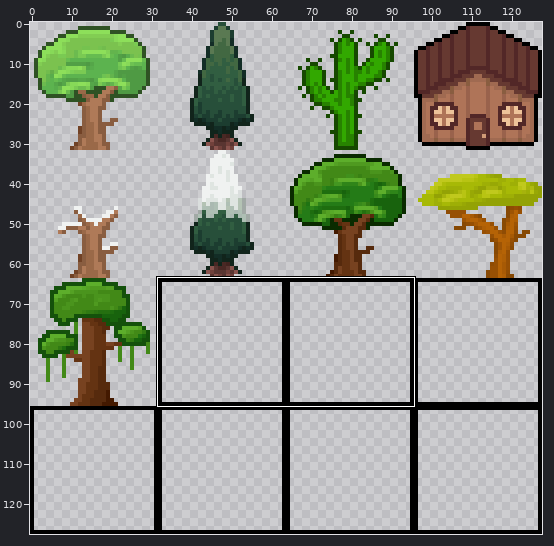
File history of a sprite sheet, Assets/Scenes/Objects.png. The first picture is a wide view before the edit; the outline marks the close-up.
Close-up. Before the edit:
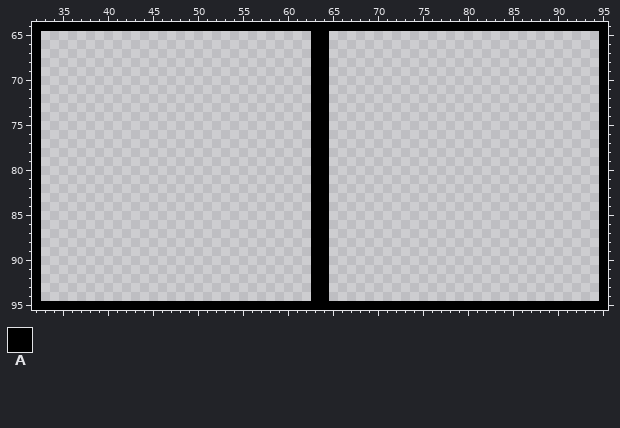
The file is 128x128 pixels. Pixels under 10% opacity are left out. Colours within 5 levels of each other are drawn and written as one. Shown: x 32..95, y 64..95.
Palette (. is transparent): A #000000
Pixels before, first column x 32:
64 AAAAAAAAAAAAAAAAAAAAAAAAAAAAAAAAAAAAAAAAAAAAAAAAAAAAAAAAAAAAAAAA
65 A..............................AA..............................A
66 A..............................AA..............................A
67 A..............................AA..............................A
68 A..............................AA..............................A
69 A..............................AA..............................A
70 A..............................AA..............................A
71 A..............................AA..............................A
72 A..............................AA..............................A
73 A..............................AA..............................A
74 A..............................AA..............................A
75 A..............................AA..............................A
76 A..............................AA..............................A
77 A..............................AA..............................A
78 A..............................AA..............................A
79 A..............................AA..............................A
80 A..............................AA..............................A
81 A..............................AA..............................A
82 A..............................AA..............................A
83 A..............................AA..............................A
84 A..............................AA..............................A
85 A..............................AA..............................A
86 A..............................AA..............................A
87 A..............................AA..............................A
88 A..............................AA..............................A
89 A..............................AA..............................A
90 A..............................AA..............................A
91 A..............................AA..............................A
92 A..............................AA..............................A
93 A..............................AA..............................A
94 A..............................AA..............................A
95 AAAAAAAAAAAAAAAAAAAAAAAAAAAAAAAAAAAAAAAAAAAAAAAAAAAAAAAAAAAAAAAA
After the commit:
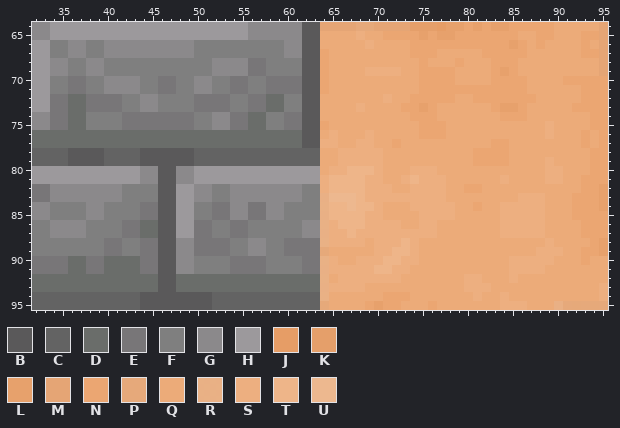
Colours new in this view: B #5a595a  C #636363  D #6a6d6a  E #787678  F #7f7f7f  G #8b898b  H #9c999c  J #e69d66  K #e69e68f9  L #e7a16c  M #e6a472f7  N #eba672  P #e7a878f7  Q #ecab79  R #eab083f7  S #edaf80  T #eeb589  U #edb88f
What changed:
Changed rows in their new state; - is an unchanged pixel.
first column x 32:
64 GGHHHHHHHHHHHHHHHHHHHHHHGGGGGGBBMMMMPPMMMMKKKJLLNLNLLNNNNNQQQQQM
65 GGHHHHHHHHHHHHHHHHHHHHHHGGGGGGBBQQQQSQQNNNNLNLLNNNNNNNQQNNQQQNNM
66 HHFFGGFFGGGGGGGGGGFFFFFFFFFFGGBBQQQQQSQQQQNNNNNNNNNNNLNQNQQQQNQM
67 HHFFGGFFGGGGGGGGGGFFFFFFFFFFGGBBNQQQQQQQQQNNNQQQQQNNNNNQQQQQQNNM
68 HHGGFFGGFFFFFFFFFFFFGGGGEEFFFFBBNQQQQQQQQQQNQQQNQQQNNNQQQQQQQQQM
69 HHGGFFGGFFFFFFFFFFFFGGGGEEFFFFBBNQQQQSSSSQQNNNNQQQQNLNQQQQQQQQQM
70 HHFFEEFFGGGGFFEEFFGGFFEEFFEEEEBBNQQQQQQQQQQNNNNQQQQNNNNQQQQNNNNN
71 HHFFEEFFGGGGFFEEFFGGFFEEFFEEEEBBNQQQQQQQQQQNNNNNNNNNNNNQQQQQQNNN
72 HHEEDDEEEEFFGGFFFFEEEEFFEEDDFFBBQQQQQQQSQQNNNNNQQNNNNNNNQQQQQNNN
73 HHEEDDEEEEFFGGFFFFEEEEFFEEDDFFBBQQQQSQQQQNNLNQQQQQQNLLNQQQQQNNNN
74 GGEEDDFFFFEEEEEEEEFFGGEEDDFFEEBBQQQQQQQQQQNNNQQQQQQQNNNQQQQQQQNN
75 GGEEDDFFFFEEEEEEEEFFGGEEDDFFEEBBNQQQQQQQQQQNNNQQQQQQQQQQQSQQQQNN
76 DDDDDDDDDDDDDDDDDDDDDDDDDDDDDDBBQSQQQSQQQQQNNNQQQQQQQQQQQSQQQNQN
77 DDDDDDDDDDDDDDDDDDDDDDDDDDDDDDBBSSQQSSQQNQQQQQQQQQQNNQQQQQQQQNQN
78 CCCCBBBBCCCCBBBBBBCCCCCCCCCCCCCCQQSSSSSQQQQQQQQQQNNNNQQQQQQQQQNN
79 CCCCBBBBCCCCBBBBBBCCCCCCCCCCCCCCQQSSSSSQQQQQQQQQQNNNNQQQQSQQQQNN
80 HHHHHHHHHHHHGGBBGGHHHHHHHHHHHHHHQSSTTTSQQQSSSQQQQQQQQQQQQSSQQQNN
81 HHHHHHHHHHHHGGBBGGHHHHHHHHHHHHHHSTTTTSSQQSTSSSQQQQQQSQQQQSSQQNNN
82 EEGGGGGGGGFFFFBBHHGGFFGGGGGGGGFFSTTTTSSSQQSSSSQQNNQQQQQQQQQQQNNL
83 EEGGGGGGGGFFFFBBHHGGFFGGGGGGGGFFRUUUTSSSSSSSSSQQQQQQQQSSSQQQNNNL
84 GGFFFFGGFFFFEEBBHHFFEEGGEEGGFFFFRTTUTTSQQQSSSSSQQNQQSSSSSQQQNNNL
85 GGFFFFGGFFFFEEBBHHFFEEGGEEGGFFFFRTTTTSSQQQQSSSSQQQQQSSSSSQQQNNNN
86 FFGGGGFFFFEEDDBBHHEEFFEEFFFFFFGGRSTTTSSSSQQSSQQQQQQQSSSSSQQQQNNN
87 FFGGGGFFFFEEDDBBHHEEFFEEFFFFFFGGRSSTSSSSSSSSSQQQQQQQSSSSSQQQQNNN
88 FFFFFFFFEEFFEEBBGGEEEEFFGGFFEEEERSSSSQSSSTSQQQQQQQQQQQQQQSQQQQNL
89 FFFFFFFFEEFFEEBBGGEEEEFFGGFFEEEEPQQQQQSSTTSQQQQQQQQQQQQQSSSQQNNL
90 EEEEDDEEDDDDEEBBGGFFFFEEEEFFFFEERSQQSSSTTSSQQQQQQQQQQSSSSSQQQNQQ
91 EEEEDDEEDDDDEEBBGGFFFFEEEEFFFFEERSSSSSTTSSQQQQQQQQQQQSSSSQQQQQQQ
92 DDDDDDDDDDDDDDBBDDDDDDDDDDDDDDDDRQSSSSSSSQQQQQQQSSQQQSQQQQQQQQQQ
93 DDDDDDDDDDDDDDBBDDDDDDDDDDDDDDDDRSSSSQQQQQQQQQQQSSSQQQQQQQQQQQQS
94 CCCCCCCCCCCCBBBBBBBBCCCCCCCCCCCCRQQQQQQNNNQQQQQQQSQQSQQQQQQQQQQS
95 CCCCCCCCCCCCBBBBBBBBCCCCCCCCCCCCPQQQQNLNNQQQNQQQQQQQSSSQQQRPPPPP
Boxes around the changes in both close-ups, in picture pixels (x1, y1, x2, y2):
changed: (32, 22, 608, 310)
